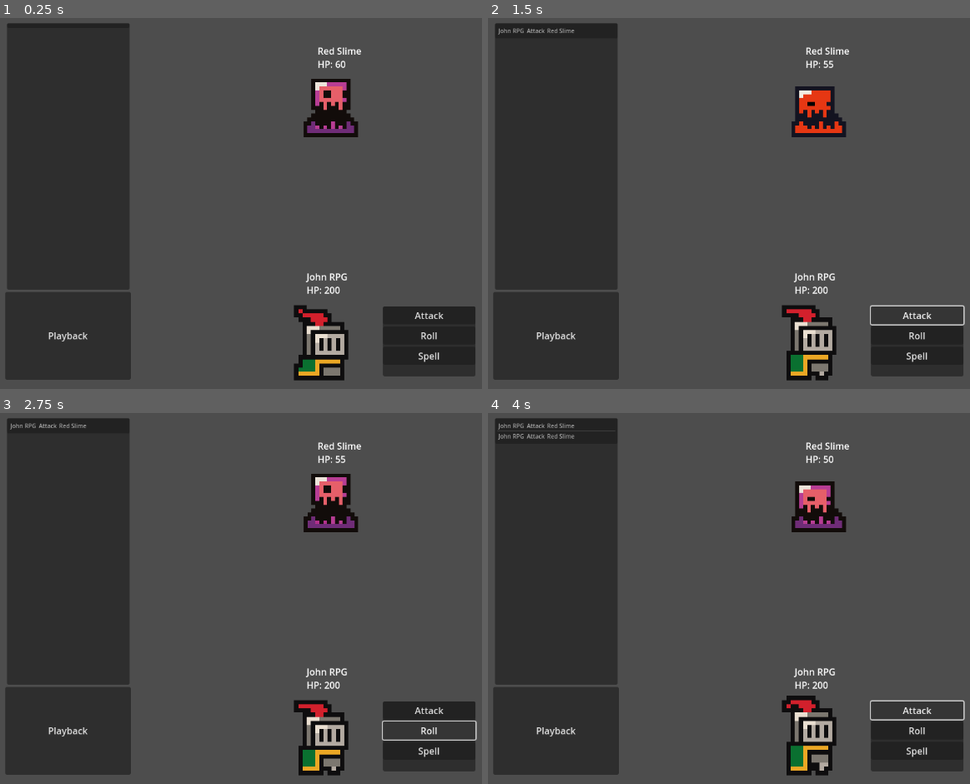
Above: before the commit, frames 1-4 (two rows, left to right).
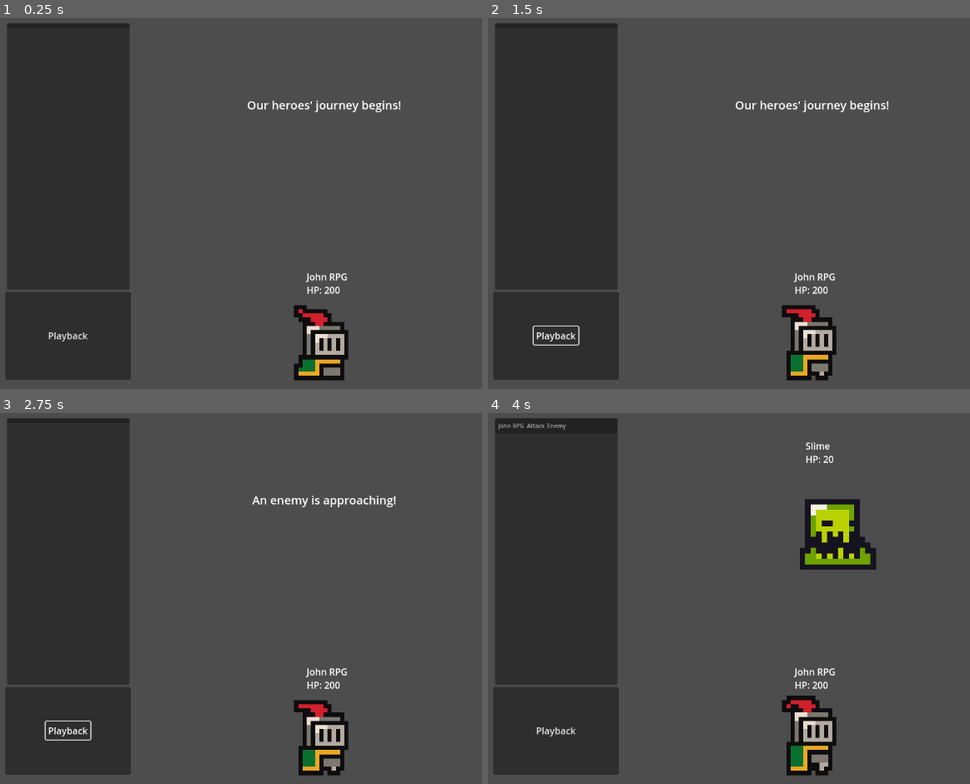
Above: after the commit, the same moments.

Repository: jhobz/rpg-prototype
Game: Godot game, scene res://scenes/game.tscn
The game is run twice, just before and just after one commit, with the same random seed, the same clock (stepped at 60 frames per second) and the same inputs.
Inputs (mouse positions are in pixels of both pictures, inside the frame that each line leads up to):
- Up to frame 1 (0.25 s): no input
- Up to frame 2 (1.5 s): click "Playback" at 0.5 s; click (916, 314) at 1.25 s, where only the run before the commit has a clickable "Attack"
- Up to frame 3 (2.75 s): click (428, 732) at 2 s, where only the run before the commit has a clickable "Roll"
- Up to frame 4 (4 s): click (916, 750) at 2.75 s, where only the run before the commit has a clickable "Spell"; click "Attack" at 3.5 s

The runs differ from the first frame. In frame 1, 5.5% of the frame differs, in the area x 51-99%, y 7-97%; in frame 2, 4.8%; in frame 3, 4.7%; in frame 4, 6.2%, in the area x 2-99%, y 2-97%.

Commit message:
Implement battle/encounter/run structure and a basic play sequence

Diff:
--- /dev/null
+++ b/data/Battles/solo_red_slime.tres
@@ -0,0 +1,8 @@
+[gd_resource type="Resource" script_class="Battle" load_steps=2 format=3 uid="uid://cw5oeux8onowk"]
+
+[ext_resource type="Script" uid="uid://d0fqyilf00bfa" path="res://logic/battle.gd" id="1_ifcf0"]
+
+[resource]
+script = ExtResource("1_ifcf0")
+enemies = Array[String](["red_slime"])
+metadata/_custom_type_script = "uid://d0fqyilf00bfa"
--- /dev/null
+++ b/data/Battles/solo_slime.tres
@@ -0,0 +1,8 @@
+[gd_resource type="Resource" script_class="Battle" load_steps=2 format=3 uid="uid://bmfgs62wmdx55"]
+
+[ext_resource type="Script" uid="uid://d0fqyilf00bfa" path="res://logic/battle.gd" id="1_e56dp"]
+
+[resource]
+script = ExtResource("1_e56dp")
+enemies = Array[String](["slime"])
+metadata/_custom_type_script = "uid://d0fqyilf00bfa"
--- /dev/null
+++ b/data/Encounters/first_encounter.tres
@@ -0,0 +1,11 @@
+[gd_resource type="Resource" script_class="Encounter" load_steps=5 format=3 uid="uid://pl8uqq3bqu65"]
+
+[ext_resource type="Script" uid="uid://d0fqyilf00bfa" path="res://logic/battle.gd" id="1_vpqbe"]
+[ext_resource type="Resource" uid="uid://bmfgs62wmdx55" path="res://data/Battles/solo_slime.tres" id="2_blw8j"]
+[ext_resource type="Resource" uid="uid://cw5oeux8onowk" path="res://data/Battles/solo_red_slime.tres" id="3_8bqdl"]
+[ext_resource type="Script" uid="uid://x4q8y71eujst" path="res://logic/encounter.gd" id="4_qkru8"]
+
+[resource]
+script = ExtResource("4_qkru8")
+battles = Array[ExtResource("1_vpqbe")]([ExtResource("2_blw8j"), ExtResource("2_blw8j"), ExtResource("3_8bqdl")])
+metadata/_custom_type_script = "uid://x4q8y71eujst"
--- /dev/null
+++ b/data/Encounters/tougher_encounter.tres
@@ -0,0 +1,10 @@
+[gd_resource type="Resource" script_class="Encounter" load_steps=4 format=3 uid="uid://ddwtt3owj56aq"]
+
+[ext_resource type="Script" uid="uid://d0fqyilf00bfa" path="res://logic/battle.gd" id="1_ypov4"]
+[ext_resource type="Resource" uid="uid://cw5oeux8onowk" path="res://data/Battles/solo_red_slime.tres" id="2_fc1nu"]
+[ext_resource type="Script" uid="uid://x4q8y71eujst" path="res://logic/encounter.gd" id="2_mafy3"]
+
+[resource]
+script = ExtResource("2_mafy3")
+battles = Array[ExtResource("1_ypov4")]([ExtResource("2_fc1nu"), ExtResource("2_fc1nu"), ExtResource("2_fc1nu")])
+metadata/_custom_type_script = "uid://x4q8y71eujst"
--- /dev/null
+++ b/data/Runs/basic_run.tres
@@ -0,0 +1,11 @@
+[gd_resource type="Resource" script_class="Run" load_steps=5 format=3 uid="uid://cy1ct7utjljej"]
+
+[ext_resource type="Script" uid="uid://x4q8y71eujst" path="res://logic/encounter.gd" id="1_7vmew"]
+[ext_resource type="Script" uid="uid://bh2p5luwuetxt" path="res://logic/run.gd" id="2_81u2y"]
+[ext_resource type="Resource" uid="uid://pl8uqq3bqu65" path="res://data/Encounters/first_encounter.tres" id="2_vcm2w"]
+[ext_resource type="Resource" uid="uid://ddwtt3owj56aq" path="res://data/Encounters/tougher_encounter.tres" id="3_cg806"]
+
+[resource]
+script = ExtResource("2_81u2y")
+encounters = Array[ExtResource("1_7vmew")]([ExtResource("2_vcm2w"), ExtResource("2_vcm2w"), ExtResource("3_cg806")])
+metadata/_custom_type_script = "uid://bh2p5luwuetxt"
--- /dev/null
+++ b/logic/battle.gd
@@ -0,0 +1,3 @@
+class_name Battle extends Resource
+
+@export var enemies: Array[String] = []
--- /dev/null
+++ b/logic/encounter.gd
@@ -0,0 +1,3 @@
+class_name Encounter extends Resource
+
+@export var battles: Array[Battle] = []
--- /dev/null
+++ b/logic/run.gd
@@ -0,0 +1,3 @@
+class_name Run extends Resource
+
+@export var encounters: Array[Encounter] = []
--- a/logic/states/BattleComplete.gd
+++ /dev/null
@@ -1,25 +0,0 @@
-extends State
-
-func enter():
-	print("It's all over!")
-
-	var pc_alive = false
-	var npc_alive = false
-	for node in %Characters.get_children():
-		var char = (node as Character) if node is Character else node.get_node("Character") as Character
-		if not char.is_dead():
-			if char.is_player_character:
-				pc_alive = true
-			else:
-				npc_alive = true
-
-	if pc_alive:
-		print("The player wins!")
-	else:
-		print("The enemies win!")
-
-func exit():
-	pass
-
-func process(_delta: float) -> State:
-	return null
--- a/logic/states/BattleIdle.gd
+++ b/logic/states/BattleIdle.gd
@@ -1,32 +1,42 @@
 extends State
 
 @export var turn_state: State = null
-@export var complete_state: State = null
+@export var battle_setup_state: State = null
+@export var run_failed_state: State = null
 
 var characters: Array[Character] = []
 var current_actor: int = -1
 var complete: bool = false
 
+func init():
+	characters.clear()
+	for node in %Characters/Players.get_children():
+		characters.append(node as Character if node is Character else node.get_node("Character") as Character)
+	for node in %Characters/Enemies.get_children():
+		characters.append(node as Character if node is Character else node.get_node("Character") as Character)
+	current_actor = -1
+
 func enter():
-	for node in %Characters.get_children():
-		characters.append(node as Character if node is Character else node.get_node("Character") as Character)
+	pass
 
 func exit():
-	characters.clear()
+	pass
 
 func process(_delta: float) -> State:
 	# check if all PCs, or all NPCs, are dead
 	var pc_alive = false
 	var npc_alive = false
-	for char in characters:
-		if not char.is_dead():
-			if char.is_player_character:
+	for character in characters:
+		if not character.is_dead():
+			if character.is_player_character:
 				pc_alive = true
 			else:
 				npc_alive = true
 
-	if not pc_alive or not npc_alive:
-		return complete_state
+	if not pc_alive:
+		return run_failed_state
+	elif not npc_alive:
+		return battle_setup_state
 
 	# loop the character list (wrapping around) until we find the next not-dead character
 	current_actor = wrapi(current_actor + 1, 0, characters.size())
--- /dev/null
+++ b/logic/states/BattleSetup.gd
@@ -0,0 +1,47 @@
+extends State
+
+@export var battle_idle_state: State = null
+@export var encounter_complete_state: State = null
+
+var encounter: Encounter = null
+var next_battle: int = 0
+
+func init(_encounter: Encounter):
+	encounter = _encounter
+	next_battle = 0
+
+func enter():
+	if next_battle < encounter.battles.size():
+		%Status.text = "An enemy is approaching!"
+		%Status.visible = true
+
+func exit():
+	%Status.visible = false
+	pass
+
+func process(_delta: float) -> State:
+	if next_battle >= encounter.battles.size():
+		return encounter_complete_state
+
+	# whee artificial delays, let's pretend it's for "loading"
+	if time_active < 1:
+		return null
+
+	var prev_enemies = %Characters/Enemies.get_children()
+	for enemy in prev_enemies:
+		%Characters/Enemies.remove_child(enemy)
+		enemy.queue_free()
+
+	var battle = encounter.battles[next_battle]
+	assert(battle.enemies.size() == 1)
+	var enemy_path = "res://scenes/Character/Characters/Enemies/" + battle.enemies[0] + ".tscn"
+
+	var enemy_scene: PackedScene = load(enemy_path)
+	var enemy: Node2D = enemy_scene.instantiate()
+	%Characters/Enemies.add_child(enemy)
+	%GameManager.current_enemy = enemy.get_node("Character")
+	enemy.position = Vector2(-69, -274)
+
+	next_battle += 1
+	battle_idle_state.init()
+	return battle_idle_state
--- /dev/null
+++ b/logic/states/EncounterComplete.gd
@@ -0,0 +1,15 @@
+extends State
+
+@export var encounter_setup_state: State = null
+
+func enter():
+	%Status.text = "You've defeated the enemies!"
+	%Status.visible = true
+
+func exit():
+	%Status.visible = false
+
+func process(_delta: float) -> State:
+	if time_active >= 2:
+		return encounter_setup_state
+	return null
--- /dev/null
+++ b/logic/states/EncounterSetup.gd
@@ -0,0 +1,33 @@
+extends State
+
+@export var run: Run = preload("res://data/Runs/basic_run.tres")
+
+@export var battle_setup_state: State = null
+@export var run_complete_state: State = null
+
+var current_encounter: int = 0
+
+func init():
+	current_encounter = 0
+
+func enter():
+	if current_encounter == 0:
+		%Status.text = "Our heroes' journey begins!"
+		%Status.visible = true
+	elif current_encounter < run.encounters.size():
+		%Status.text = "More enemies have been spotted!"
+		%Status.visible = true
+
+func exit():
+	%Status.visible = false
+
+func process(_delta: float) -> State:
+	if current_encounter >= run.encounters.size():
+		return run_complete_state
+
+	if time_active < 2:
+		return null
+
+	battle_setup_state.init(run.encounters[current_encounter])
+	current_encounter += 1
+	return battle_setup_state
--- /dev/null
+++ b/logic/states/RunComplete.gd
@@ -0,0 +1,11 @@
+extends State
+
+func enter():
+	%Status.text = "You've done it! All of the enemies have been defeated forever!"
+	%Status.visible = true
+
+func exit():
+	%Status.visible = false
+
+func process(_delta: float) -> State:
+	return null
--- /dev/null
+++ b/logic/states/RunFailed.gd
@@ -0,0 +1,16 @@
+extends State
+
+@export var encounter_setup_state: State = null
+
+func enter():
+	%Status.text = "Alas, all of our heroes have perished..."
+	%Status.visible = true
+
+func exit():
+	%Status.visible = false
+
+func process(_delta: float) -> State:
+	if time_active < 5:
+		return null
+	encounter_setup_state.init()
+	return encounter_setup_state
--- a/scenes/Character/Actions/attack.gd
+++ b/scenes/Character/Actions/attack.gd
@@ -6,5 +6,5 @@
 	action_name = 'Attack'
 
 func execute(source: Character, target: Character) -> void:
-	var damage = base_dmg + source.strength
+	var damage = base_dmg * source.strength
 	target.take_damage(damage)
--- a/scenes/Character/Actions/spell.gd
+++ b/scenes/Character/Actions/spell.gd
@@ -1,11 +1,11 @@
 class_name Spell extends Action
 
 @export var spell_element: String
-@export var base_dmg: int
+@export var base_dmg: int = 0
 
 func _ready() -> void:
 	action_name = 'Spell'
 
 func execute(source: Character, target: Character):
-	var damage = base_dmg + source.magic
+	var damage = base_dmg * source.magic
 	target.take_damage(damage)
--- a/scenes/Components/action_ui_component.gd
+++ b/scenes/Components/action_ui_component.gd
@@ -33,4 +33,5 @@
 
 # Called every frame. 'delta' is the elapsed time since the previous frame.
 func _process(_delta: float) -> void:
-	pass
+	if actor.is_turn_active != visible:
+		visible = actor.is_turn_active
--- a/scenes/game.tscn
+++ b/scenes/game.tscn
@@ -1,18 +1,20 @@
-[gd_scene load_steps=35 format=3 uid="uid://b33y6mn6fv2mw"]
+[gd_scene load_steps=37 format=3 uid="uid://b33y6mn6fv2mw"]
 
 [ext_resource type="Script" uid="uid://c4t4igimji1m2" path="res://logic/state_machine.gd" id="1_lbhrr"]
 [ext_resource type="Script" uid="uid://da38x83w6ofja" path="res://scenes/game_manager.gd" id="1_uwrxv"]
 [ext_resource type="Script" uid="uid://dolcf35kui0ao" path="res://scenes/Character/Actions/attack.gd" id="2_lbhrr"]
 [ext_resource type="Script" uid="uid://cyrlkjq7sj35o" path="res://scenes/Character/Actions/roll.gd" id="2_lnu2h"]
 [ext_resource type="PackedScene" uid="uid://cbekf0oq6lt2k" path="res://scenes/Character/character.tscn" id="2_yqjtg"]
+[ext_resource type="Script" uid="uid://uf3whsb6co7i" path="res://logic/states/EncounterSetup.gd" id="3_ir15t"]
 [ext_resource type="Script" uid="uid://bfays8ylln5is" path="res://logic/states/BattleIdle.gd" id="3_u5sy4"]
+[ext_resource type="Script" uid="uid://p7m0esl5q5im" path="res://logic/states/BattleSetup.gd" id="4_ca42v"]
 [ext_resource type="Script" uid="uid://csoovgukgfds2" path="res://logic/states/CharacterTurn.gd" id="4_gee14"]
-[ext_resource type="Script" uid="uid://cw152v0s4sq65" path="res://logic/states/BattleComplete.gd" id="5_0tnpc"]
 [ext_resource type="Texture2D" uid="uid://dc7bufts8305d" path="res://assets/sprites/knight.png" id="7_gee14"]
-[ext_resource type="PackedScene" uid="uid://b8t3u20c4a6l3" path="res://scenes/Character/Characters/Enemies/slime.tscn" id="7_u5sy4"]
+[ext_resource type="Script" uid="uid://d3nd1wjnfgq45" path="res://logic/states/EncounterComplete.gd" id="7_rysoc"]
 [ext_resource type="Script" uid="uid://ddakrcdkm2aku" path="res://scenes/Character/Actions/spell.gd" id="8_dinhu"]
-[ext_resource type="PackedScene" uid="uid://ckp66wttmrqym" path="res://scenes/Character/Characters/Enemies/red_slime.tscn" id="8_gee14"]
-[ext_resource type="PackedScene" path="res://scenes/Components/action_ui_component.tscn" id="11_kvuet"]
+[ext_resource type="Script" uid="uid://pt3wwwwlwnyp" path="res://logic/states/RunComplete.gd" id="8_ssvqc"]
+[ext_resource type="Script" uid="uid://bdu40aiqe8n1u" path="res://logic/states/RunFailed.gd" id="9_264po"]
+[ext_resource type="PackedScene" uid="uid://cwyohqsv2tht6" path="res://scenes/Components/action_ui_component.tscn" id="11_kvuet"]
 
 [sub_resource type="AtlasTexture" id="AtlasTexture_gee14"]
 atlas = ExtResource("7_gee14")
@@ -186,13 +188,26 @@
 [node name="GameStateMachine" type="Node" parent="." node_paths=PackedStringArray("starting_state")]
 unique_name_in_owner = true
 script = ExtResource("1_lbhrr")
-starting_state = NodePath("BattleIdle")
+starting_state = NodePath("EncounterSetup")
 metadata/_custom_type_script = "uid://c4t4igimji1m2"
 
-[node name="BattleIdle" type="Node" parent="GameStateMachine" node_paths=PackedStringArray("turn_state", "complete_state")]
+[node name="EncounterSetup" type="Node" parent="GameStateMachine" node_paths=PackedStringArray("battle_setup_state", "run_complete_state")]
+script = ExtResource("3_ir15t")
+battle_setup_state = NodePath("../BattleSetup")
+run_complete_state = NodePath("../RunComplete")
+metadata/_custom_type_script = "uid://drjq2ahjmnkhw"
+
+[node name="BattleSetup" type="Node" parent="GameStateMachine" node_paths=PackedStringArray("battle_idle_state", "encounter_complete_state")]
+script = ExtResource("4_ca42v")
+battle_idle_state = NodePath("../BattleIdle")
+encounter_complete_state = NodePath("../EncounterComplete")
+metadata/_custom_type_script = "uid://drjq2ahjmnkhw"
+
+[node name="BattleIdle" type="Node" parent="GameStateMachine" node_paths=PackedStringArray("turn_state", "battle_setup_state", "run_failed_state")]
 script = ExtResource("3_u5sy4")
 turn_state = NodePath("../CharacterTurn")
-complete_state = NodePath("../BattleComplete")
+battle_setup_state = NodePath("../BattleSetup")
+run_failed_state = NodePath("../RunFailed")
 metadata/_custom_type_script = "uid://drjq2ahjmnkhw"
 
 [node name="CharacterTurn" type="Node" parent="GameStateMachine" node_paths=PackedStringArray("idle_state")]
@@ -200,9 +215,38 @@
 idle_state = NodePath("../BattleIdle")
 metadata/_custom_type_script = "uid://drjq2ahjmnkhw"
 
-[node name="BattleComplete" type="Node" parent="GameStateMachine"]
-script = ExtResource("5_0tnpc")
-metadata/_custom_type_script = "uid://drjq2ahjmnkhw"
+[node name="EncounterComplete" type="Node" parent="GameStateMachine" node_paths=PackedStringArray("encounter_setup_state")]
+script = ExtResource("7_rysoc")
+encounter_setup_state = NodePath("../EncounterSetup")
+metadata/_custom_type_script = "uid://drjq2ahjmnkhw"
+
+[node name="RunComplete" type="Node" parent="GameStateMachine"]
+script = ExtResource("8_ssvqc")
+metadata/_custom_type_script = "uid://drjq2ahjmnkhw"
+
+[node name="RunFailed" type="Node" parent="GameStateMachine" node_paths=PackedStringArray("encounter_setup_state")]
+script = ExtResource("9_264po")
+encounter_setup_state = NodePath("../EncounterSetup")
+metadata/_custom_type_script = "uid://drjq2ahjmnkhw"
+
+[node name="Status" type="Label" parent="."]
+unique_name_in_owner = true
+visible = false
+anchors_preset = 8
+anchor_left = 0.5
+anchor_top = 0.5
+anchor_right = 0.5
+anchor_bottom = 0.5
+offset_left = -124.5
+offset_top = -182.5
+offset_right = 124.5
+offset_bottom = -154.5
+grow_horizontal = 2
+grow_vertical = 2
+size_flags_horizontal = 3
+theme_override_font_sizes/font_size = 20
+text = "An enemy is approaching!"
+horizontal_alignment = 1
 
 [node name="Commands" type="Control" parent="."]
 layout_mode = 3
@@ -262,6 +306,7 @@
 
 [node name="Attack" type="Node2D" parent="Actions"]
 script = ExtResource("2_lbhrr")
+base_dmg = 2
 metadata/_custom_type_script = "uid://dolcf35kui0ao"
 
 [node name="Roll" type="Node2D" parent="Actions"]
@@ -270,19 +315,22 @@
 
 [node name="Spell" type="Node2D" parent="Actions"]
 script = ExtResource("8_dinhu")
+base_dmg = 2
 
 [node name="Characters" type="Node" parent="."]
 unique_name_in_owner = true
 
-[node name="JohnRPG" parent="Characters" node_paths=PackedStringArray("animated_sprite", "available_actions") instance=ExtResource("2_yqjtg")]
+[node name="Players" type="Node" parent="Characters"]
+
+[node name="JohnRPG" parent="Characters/Players" node_paths=PackedStringArray("animated_sprite", "available_actions") instance=ExtResource("2_yqjtg")]
 position = Vector2(-88, 117)
 animated_sprite = NodePath("AnimatedSprite2D")
 char_name = "John RPG"
 is_player_character = true
 max_hp = 200
-available_actions = [NodePath("../../Actions/Attack"), NodePath("../../Actions/Roll"), NodePath("../../Actions/Spell")]
-
-[node name="AnimatedSprite2D" type="AnimatedSprite2D" parent="Characters/JohnRPG"]
+available_actions = [NodePath("../../../Actions/Attack"), NodePath("../../../Actions/Roll"), NodePath("../../../Actions/Spell")]
+
+[node name="AnimatedSprite2D" type="AnimatedSprite2D" parent="Characters/Players/JohnRPG"]
 texture_filter = 1
 position = Vector2(87, 105)
 scale = Vector2(7.22656, 7.22656)
@@ -290,20 +338,15 @@
 animation = &"roll"
 autoplay = "idle"
 
-[node name="ActionUIComponent" parent="Characters/JohnRPG" node_paths=PackedStringArray("actor") instance=ExtResource("11_kvuet")]
+[node name="ActionUIComponent" parent="Characters/Players/JohnRPG" node_paths=PackedStringArray("actor") instance=ExtResource("11_kvuet")]
 offset_left = 190.0
 offset_top = 64.0
 offset_right = 190.0
 offset_bottom = 64.0
 actor = NodePath("..")
 
-[node name="Slime" parent="Characters" instance=ExtResource("7_u5sy4")]
-visible = false
-position = Vector2(-94, -300)
-
-[node name="Red Slime" parent="Characters" instance=ExtResource("8_gee14")]
-position = Vector2(-69, -274)
+[node name="Enemies" type="Node" parent="Characters"]
 
 [connection signal="turn_active" from="GameStateMachine/CharacterTurn" to="GameManager" method="_on_character_turn_turn_active"]
 [connection signal="pressed" from="Commands/PanelContainer/VBoxContainer/PlaybackButton" to="GameManager" method="_on_playback_button_pressed"]
-[connection signal="action_selected" from="Characters/JohnRPG/ActionUIComponent" to="GameManager" method="_on_action_ui_component_action_selected"]
+[connection signal="action_selected" from="Characters/Players/JohnRPG/ActionUIComponent" to="GameManager" method="_on_action_ui_component_action_selected"]
--- a/scenes/game_manager.gd
+++ b/scenes/game_manager.gd
@@ -5,14 +5,13 @@
 @onready var actions: Node = %Actions
 @onready var characters: Node = %Characters
 @onready var state_machine: StateMachine = %GameStateMachine
-@onready var john: Character = %Characters/JohnRPG
+@onready var john: Character = %Characters/Players/JohnRPG
 @onready var instructions_control: Control = %Instructions
 
 var instructions: Array[Dictionary] = []
 var executing_instruction: int = -1
 
 func _ready() -> void:
-	current_enemy = characters.get_node('Red Slime/Character')
 	state_machine.init_state_machine()
 
 func _process(delta: float):
@@ -20,11 +19,17 @@
 
 func log_instruction(action: Action, initiator: Character, target: Character) -> void:
 	var instructions_list = instructions_control.get_node('PanelContainer/VBoxContainer/InstructionList')
+	var target_name = target.char_name
+
+	if target == current_enemy:
+		target_name = "Enemy"
+		target = null
+
 	var instruction = {'action': action, 'initiator': initiator, 'target': target}
 	instructions.append(instruction)
-	instructions_list.add_item(instruction.initiator.char_name)
-	instructions_list.add_item(instruction.action.name)
-	instructions_list.add_item(instruction.target.char_name)
+	instructions_list.add_item(initiator.char_name)
+	instructions_list.add_item(action.name)
+	instructions_list.add_item(target_name)
 
 func _on_character_turn_turn_active(_character: Character):
 	if executing_instruction == -1:
@@ -37,7 +42,7 @@
 	while executing_instruction < instructions.size() and instructions[executing_instruction].initiator.is_dead():
 		var skip_instruction = instructions[executing_instruction]
 		print('skipping instruction because character is dead', skip_instruction.action, skip_instruction.initiator, skip_instruction.target)
-		++executing_instruction
+		executing_instruction += 1
 
 	# we're done if we pass the end of the list
 	if executing_instruction >= instructions.size():
@@ -52,8 +57,11 @@
 		executing_instruction += 1
 
 func execute_instruction(instruction: Dictionary):
-	print('executing action', instruction.action, instruction.initiator, instruction.target)
-	instruction.initiator.execute_action(instruction.action, instruction.target)
+	var target = instruction.target
+	if not target:
+		target = current_enemy
+	print('executing action', instruction.action, instruction.initiator, target)
+	instruction.initiator.execute_action(instruction.action, target)
 
 func _on_playback_button_pressed() -> void:
 	if instructions.is_empty():
Not shown, added: logic/battle.gd.uid
Not shown, added: logic/encounter.gd.uid
Not shown, added: logic/run.gd.uid
Not shown, removed: logic/states/BattleComplete.gd.uid
Not shown, added: logic/states/BattleSetup.gd.uid
Not shown, added: logic/states/EncounterComplete.gd.uid
Not shown, added: logic/states/EncounterSetup.gd.uid
Not shown, added: logic/states/RunComplete.gd.uid
Not shown, added: logic/states/RunFailed.gd.uid
